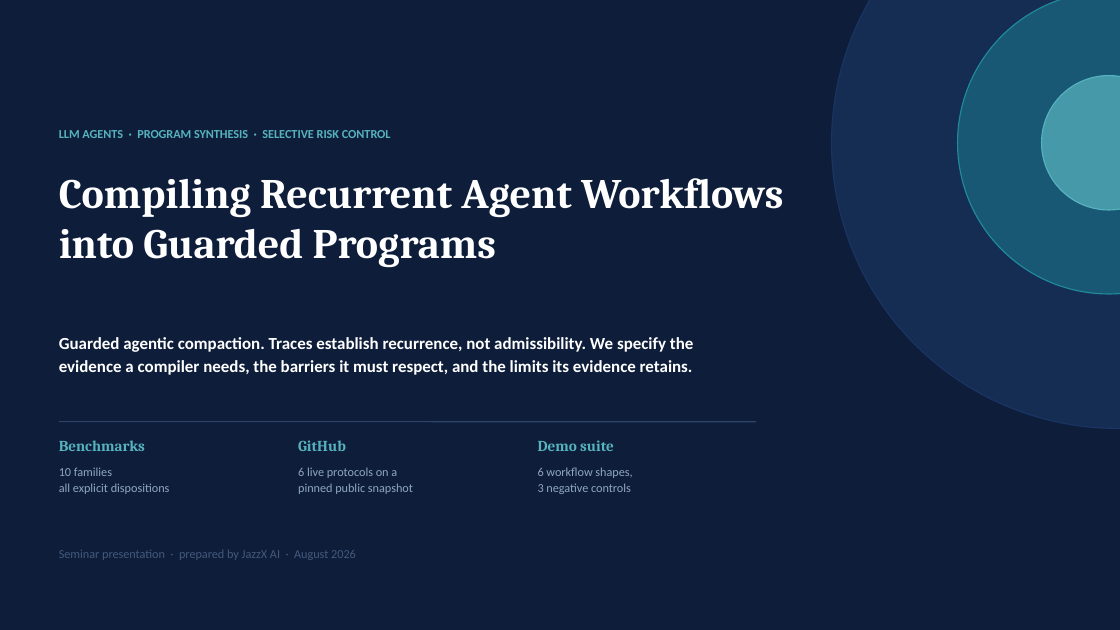
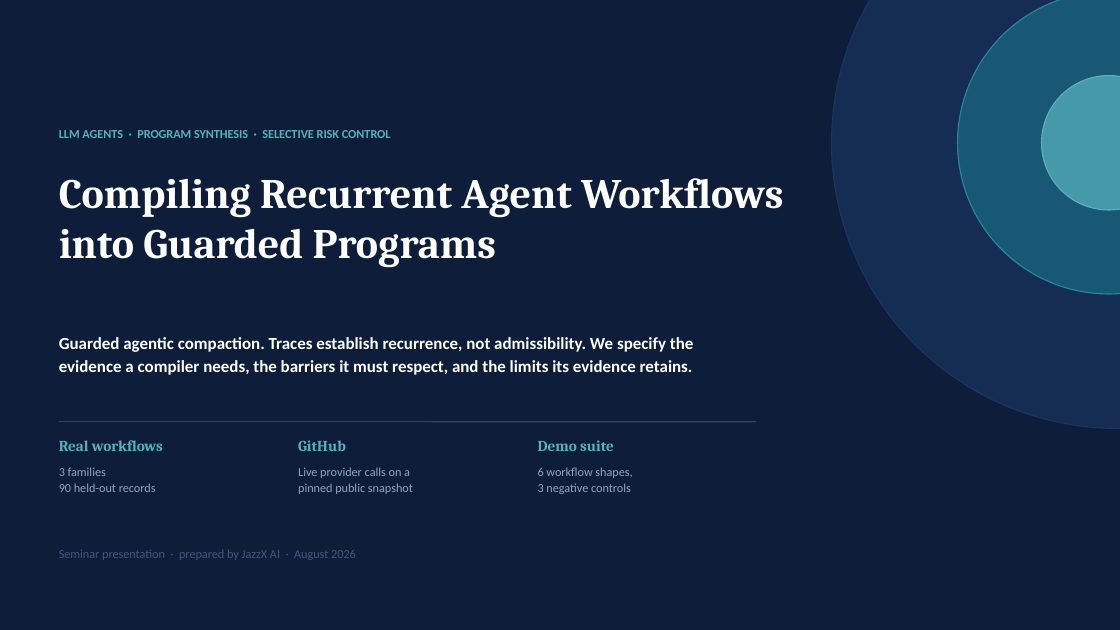
Before and after one commit to rrahimi-uci/guarded-agentic-compaction, a slide deck: slide 1 of paper/slides/compiling-recurrent-agent-workflows-into-guarded-programs.pptx. Drawn at 1120x630 pixels with LibreOffice and Linux fonts; fonts in the diff are those of the drawing. Boxes give left, top, right and bottom in pixels: in the first picture for what was removed or moved away, otherwise in the second. Text is boxed around its words. In the diff, an @@ line names an element or a change of style, - is before the commit and + after.

Commit message:
feat: add real workflow-family optimization study
Add live GitHub workflow-family experiments, guarded semantic contracts, reproducible evidence, refined paper and slide decks, supplementary benchmark audit, and updated site documentation.

```diff
--- a/paper/slides/compiling-recurrent-agent-workflows-into-guarded-programs.pptx
+++ b/paper/slides/compiling-recurrent-agent-workflows-into-guarded-programs.pptx
@@ text at (59,440,163,451): text changed @@
-Benchmarks
+Real workflows
@@ text at (59,467,156,492): text changed @@
-10 families
-all explicit dispositions
+3 families
+90 held-out records
@@ text at (298,467,410,478): text changed @@
-6 live protocols on a
+Live provider calls on a
```
Also in this commit, not shown: 5 other slides changed, 53 other files.
